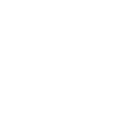
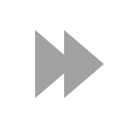
Layered file, before and after one edit (w=128, h=128). Changes by layer:
showed group "Media" (13 layers) over [35, 30, 104, 98]
showed "MediaForward" (2nd of 2, in "Customs" › "Media") over [35, 30, 104, 98]
hid group "Misc" (71 layers) over [35, 31, 98, 98]
hid group "Sources" (1 layers) over [35, 31, 98, 98]
